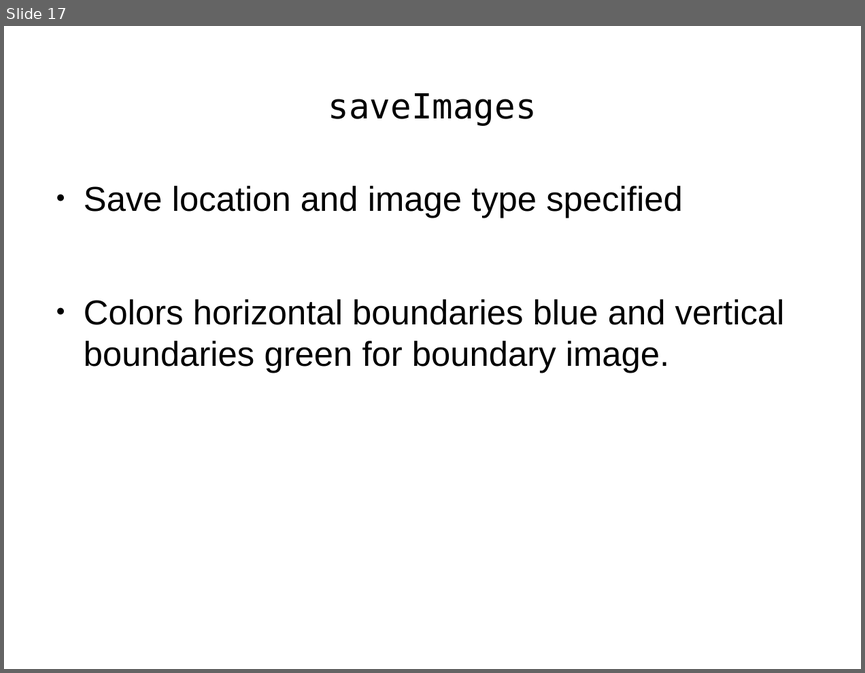
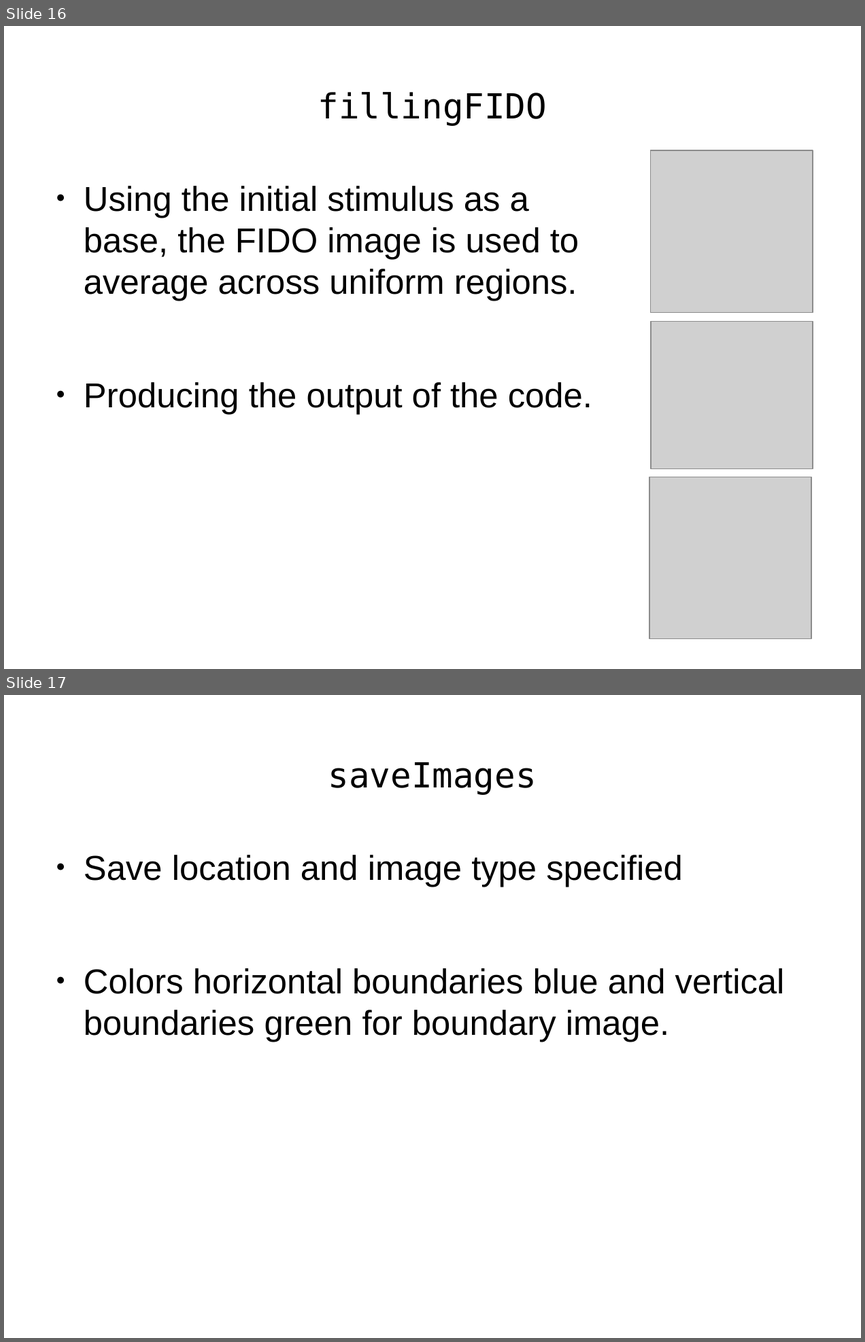
Before and after one commit to TUBvision/contAdapt_francis, a slide deck: Presentation_of_Model.odp. Shown one above the other, each under a label of ours: slide 17 before the commit, slides 16 and 17 after it. The pictures are 865x673 and 865x1342 pixels, drawn with LibreOffice and Linux fonts; fonts in the diff are those of the drawing; grey boxes stand for pictures. Boxes give left, top, right and bottom in pixels: in the first picture for what was removed or moved away, otherwise in the second. Text is boxed around its words. In the diff, an @@ line names an element or a change of style, - is before the commit and + after.

```diff
--- a/Presentation_of_Model.odp
+++ b/Presentation_of_Model.odp
@@ slide 16 added at bbox=[4, 26, 861, 669], background #FFFFFF @@
@@ title added at bbox=[317, 92, 547, 126], 32 pt, text #000000 @@
+fillingFIDO
@@ picture added at bbox=[651, 150, 813, 312] @@
@@ text added at bbox=[84, 186, 592, 414], 32 pt, text #000000 @@
+● Using the initial stimulus as a base, the FIDO image is used to average across uniform regions.
+● Producing the output of the code.
@@ picture added at bbox=[651, 321, 813, 469] @@
@@ picture added at bbox=[649, 477, 811, 639] @@
```
Also in this commit, not shown: 2 slides changed, 1 other slide added, 3 slides removed, 2 other files.
